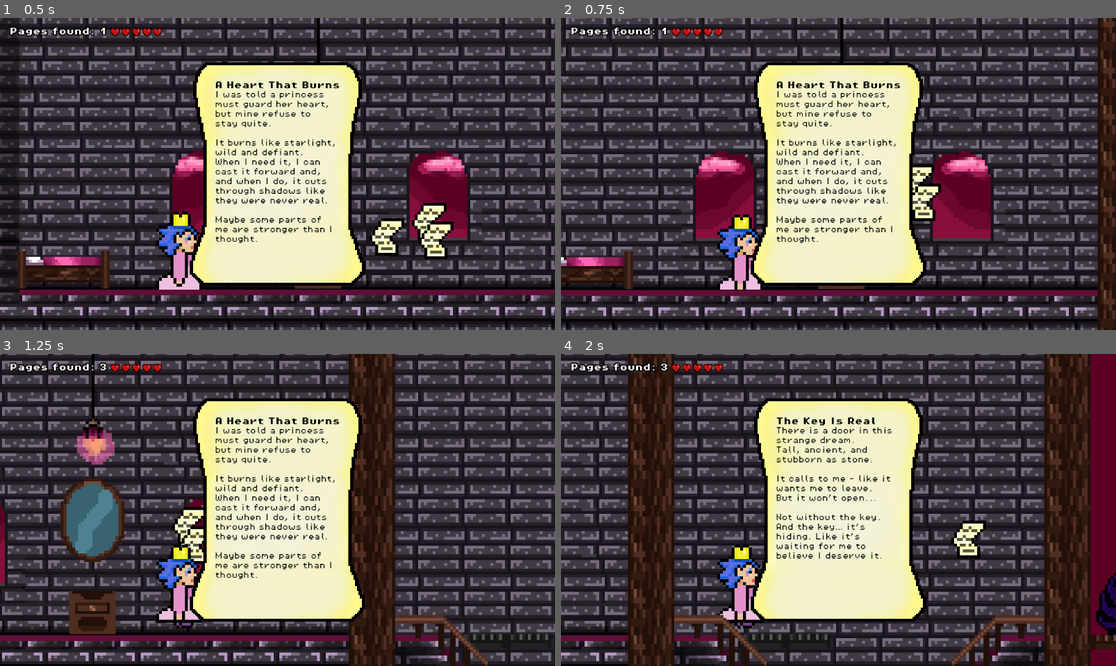
Above: before the commit, frames 1-4 (two rows, left to right).
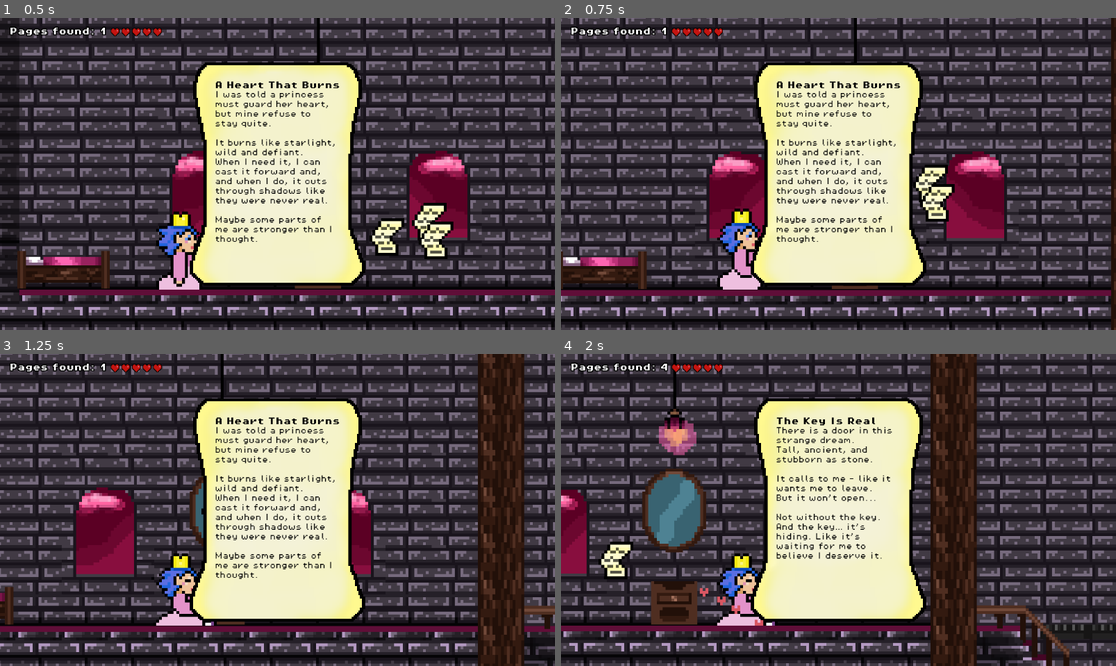
Above: after the commit, the same moments.

Repository: Gert1337/Game1
Game: Godot game, scene res://scenes/game.tscn
The game is run twice, just before and just after one commit, with the same random seed, the same clock (stepped at 60 frames per second) and the same inputs.
Inputs:
- Up to frame 1 (0.5 s): no input
- Up to frame 2 (0.75 s): hold Right (move_right) from 0.53 s (still down); tap H (afformation) at 0.6 s
- Up to frame 3 (1.25 s): keep holding Right (move_right); tap Space (jump) at 0.77 s
- Up to frame 4 (2 s): keep holding Right (move_right); tap C (CloseDiaryPage) at 1.35 s; tap Space (jump) at 1.52 s; tap H (afformation) at 1.55 s

Frame 1 is identical in both runs. In frame 2, 30% of the frame differs, in the area x 0-100%, y 0-100%; in frame 3, 64%; in frame 4, 62%.

Commit message:
player healing animation return

Diff:
--- a/scenes/game.tscn
+++ b/scenes/game.tscn
@@ -318,7 +318,7 @@
 
 [node name="DeadToAlivePlatform" parent="." instance=ExtResource("12_dinhu")]
 position = Vector2(182.046, 18.7031)
-selected_movement_type = "Horizontal"
+selected_movement_type = "Vertical"
 speed = 92.0
 
 [connection signal="body_exited" from="ZoomOut" to="ZoomOut" method="_on_body_exited"]
--- a/scripts/player.gd
+++ b/scripts/player.gd
@@ -30,7 +30,11 @@
 	GameManager.connect("player_took_damage", Callable(self, "_on_player_took_damage"))
 
 
+
 func _physics_process(delta: float) -> void:
+	if locked:
+		move_and_slide()
+		return
 
 	apply_gravity(delta)
 	handle_jumping(delta)
@@ -102,8 +106,8 @@
 			print("shoot")
 	if Input.is_action_just_pressed("afformation") and not locked:
 		locked = true
-		player_sprite.play("afformation")
-		emit_signal("player_healing")
+		play_animation("afformation")
+
 
 
 
@@ -122,6 +126,7 @@
 	if player_sprite.animation == "afformation":
 		locked = false
 		Helper.spawn_hearts(position, 1, 18)
+		emit_signal("player_healing")
 	if player_sprite.animation == "lifting":
 			can_shoot = false
 			print("playing run")
